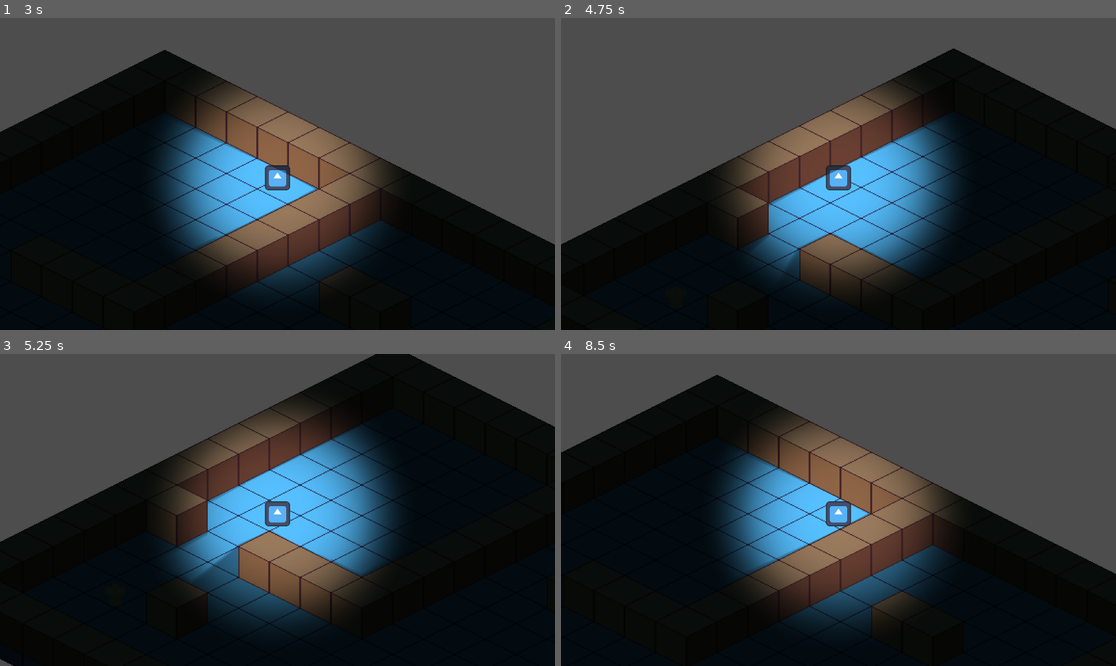
Above: before the commit, frames 1-4 (two rows, left to right).
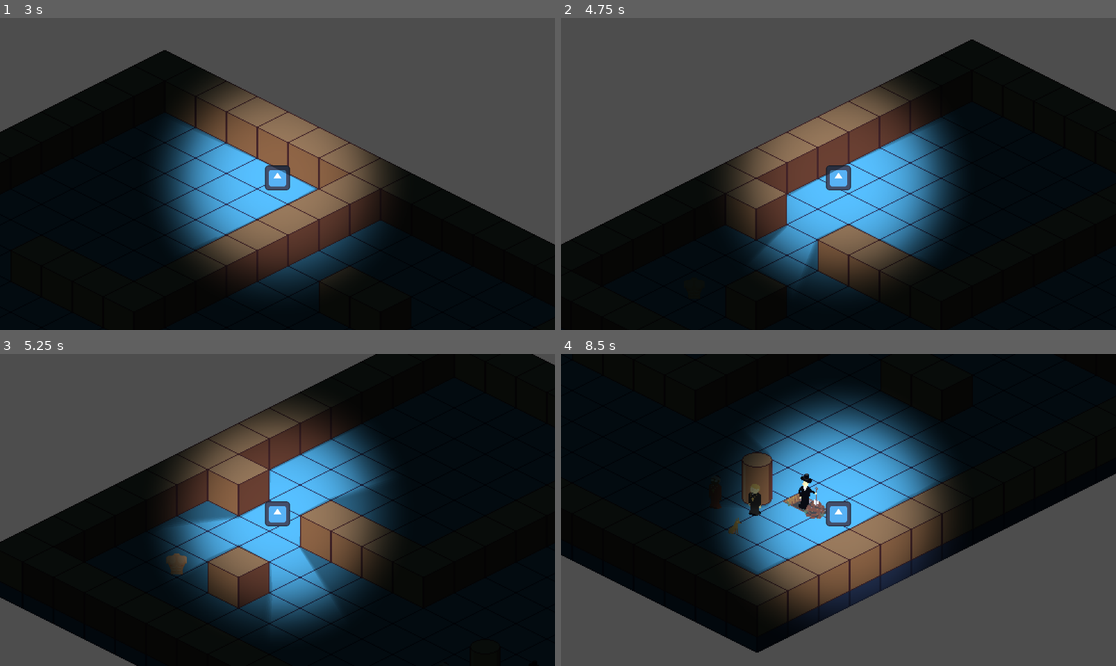
Above: after the commit, the same moments.

Repository: ekaktusz/screamjam2024
Game: Godot game, scene res://Scenes/main.tscn
Same seed, same stepped clock (60 frames per second), same inputs: the game is played once before the commit and once after it. The engine's default icon, where the game draws it, is replaced by a stand-in: a white triangle on a blue panel in a dark square.
Inputs:
- Up to frame 1 (3 s): tap Enter at 0.5, 2.75 s; hold Right (ui_right) 0.53-1.28 s; hold E (interact) 0.53-1.28 s; hold Down (ui_down) 1.28-2.03 s; tap E (interact) at 1.35, 2.85 s; tap Space at 2 s; hold Right (ui_right) 2.03-2.78 s; hold E (interact) 2.03-2.78 s; hold Up (ui_up) from 2.78 s (still down)
- Up to frame 2 (4.75 s): release Up (ui_up) at 3.53 s; hold E (interact) 3.53-4.28 s; hold Left (ui_left) from 3.53 s (still down); tap E (interact) at 4.35 s
- Up to frame 3 (5.25 s): release Left (ui_left) at 5.03 s; hold Down (ui_down) from 5.03 s (still down); hold E (interact) from 5.03 s (still down)
- Up to frame 4 (8.5 s): release Down (ui_down) at 5.78 s; release E (interact) at 5.78 s; hold Right (ui_right) 5.78-6.53 s; tap E (interact) at 5.85, 7.35 s; hold Up (ui_up) 6.53-7.28 s; hold E (interact) 6.53-7.28 s; hold Right (ui_right) 7.28-8.03 s; hold Down (ui_down) from 8.03 s (still down); hold E (interact) from 8.03 s (still down)

Frame 1 is identical in both runs. In frame 2, 5.9% of the frame differs, in the area x 0-100%, y 6-89%; in frame 3, 17%; in frame 4, 67%, in the area x 0-100%, y 0-100%.

Commit message:
Further npcs are added and animated. Dog created as non talking npc. Collision body adjusted to NPC size.

Diff:
--- a/Scenes/NPC/npc.gd
+++ b/Scenes/NPC/npc.gd
@@ -11,10 +11,10 @@
 var dialogue_manager: DialogueManager
 
 func _ready() -> void:
-	interaction_area.interact = Callable(self,"_on_interact")
-	dialogue_manager = DialogueManager.create(global_position, DIALOGUE_LINES)
-	add_child(dialogue_manager)
-	dialogue_manager.dialogue_ended.connect(_on_dialogue_ended)
+		interaction_area.interact = Callable(self,"_on_interact")
+		dialogue_manager = DialogueManager.create(global_position, DIALOGUE_LINES)
+		add_child(dialogue_manager)
+		dialogue_manager.dialogue_ended.connect(_on_dialogue_ended)
 
 func _on_interact():
 	dialogue_manager.start_dialogue()
@@ -22,5 +22,5 @@
 func _on_dialogue_ended():
 	print("dilaogue ended")
 
-func _process(delta: float) -> void:
+func _process(_delta: float) -> void:
 	pass
--- a/Scenes/NPC/npc.tscn
+++ b/Scenes/NPC/npc.tscn
@@ -5,13 +5,15 @@
 [ext_resource type="Script" path="res://Scenes/Interaction/interaction_area.gd" id="2_403h8"]
 
 [sub_resource type="CapsuleShape2D" id="CapsuleShape2D_66wi0"]
-radius = 12.0
-height = 64.0
+radius = 6.0
+height = 34.0
 
 [sub_resource type="CircleShape2D" id="CircleShape2D_ayx1k"]
-radius = 33.0
+radius = 25.0799
 
 [node name="NPC" type="CharacterBody2D"]
+z_index = 1
+y_sort_enabled = true
 script = ExtResource("1_mxfie")
 
 [node name="Sprite2D" type="Sprite2D" parent="."]
@@ -19,6 +21,7 @@
 hframes = 16
 
 [node name="CollisionShape2D" type="CollisionShape2D" parent="."]
+position = Vector2(-1, 0)
 shape = SubResource("CapsuleShape2D_66wi0")
 
 [node name="InteractionArea" type="Area2D" parent="."]
@@ -26,7 +29,7 @@
 action_name = "talk"
 
 [node name="CollisionShape2D" type="CollisionShape2D" parent="InteractionArea"]
-position = Vector2(0, 28)
+position = Vector2(-1, 16)
 shape = SubResource("CircleShape2D_ayx1k")
 
 [connection signal="body_entered" from="InteractionArea" to="InteractionArea" method="_on_body_entered"]
--- a/Scenes/main.tscn
+++ b/Scenes/main.tscn
@@ -6,7 +6,47 @@
 [ext_resource type="PackedScene" uid="uid://yspo5jyeg5s0" path="res://Scenes/Character/character_body_2d.tscn" id="2_ssn54"]
 [ext_resource type="Texture2D" uid="uid://vi51v4nwwaqj" path="res://Scenes/NPC/siraso_sheet.png" id="3_1gldv"]
 [ext_resource type="PackedScene" uid="uid://byqsaebfr2wqt" path="res://Scenes/Tilemap/tile_map_layer_first_floor.tscn" id="3_e2lyt"]
+[ext_resource type="Texture2D" uid="uid://1lb00m3bx60k" path="res://Scenes/NPC/pap_2_sheet.png" id="4_x0t26"]
+[ext_resource type="PackedScene" uid="uid://bxiwono6ohhtn" path="res://non_talking_npc.tscn" id="5_6x7wa"]
 [ext_resource type="PackedScene" uid="uid://bb2ai4g5a33a2" path="res://Scenes/Item/item.tscn" id="5_57x4r"]
+
+[sub_resource type="Animation" id="Animation_cfnj3"]
+resource_name = "Idle"
+length = 2.0
+loop_mode = 1
+tracks/0/type = "value"
+tracks/0/imported = false
+tracks/0/enabled = true
+tracks/0/path = NodePath("Sprite2D:frame")
+tracks/0/interp = 1
+tracks/0/loop_wrap = true
+tracks/0/keys = {
+"times": PackedFloat32Array(0, 2),
+"transitions": PackedFloat32Array(1, 1),
+"update": 0,
+"values": [0, 23]
+}
+
+[sub_resource type="Animation" id="Animation_0gtvd"]
+length = 0.001
+tracks/0/type = "value"
+tracks/0/imported = false
+tracks/0/enabled = true
+tracks/0/path = NodePath("Sprite2D:frame")
+tracks/0/interp = 1
+tracks/0/loop_wrap = true
+tracks/0/keys = {
+"times": PackedFloat32Array(0),
+"transitions": PackedFloat32Array(1),
+"update": 1,
+"values": [0]
+}
+
+[sub_resource type="AnimationLibrary" id="AnimationLibrary_imxhp"]
+_data = {
+"Idle": SubResource("Animation_cfnj3"),
+"RESET": SubResource("Animation_0gtvd")
+}
 
 [sub_resource type="Animation" id="Animation_rnp6j"]
 resource_name = "Idle"
@@ -46,7 +86,7 @@
 "RESET": SubResource("Animation_prvfc")
 }
 
-[sub_resource type="Animation" id="Animation_cfnj3"]
+[sub_resource type="Animation" id="Animation_elva2"]
 resource_name = "Idle"
 length = 2.0
 loop_mode = 1
@@ -60,10 +100,10 @@
 "times": PackedFloat32Array(0, 2),
 "transitions": PackedFloat32Array(1, 1),
 "update": 0,
-"values": [0, 23]
+"values": [0, 19]
 }
 
-[sub_resource type="Animation" id="Animation_0gtvd"]
+[sub_resource type="Animation" id="Animation_wdlu4"]
 length = 0.001
 tracks/0/type = "value"
 tracks/0/imported = false
@@ -78,10 +118,10 @@
 "values": [0]
 }
 
-[sub_resource type="AnimationLibrary" id="AnimationLibrary_imxhp"]
+[sub_resource type="AnimationLibrary" id="AnimationLibrary_xknwj"]
 _data = {
-"Idle": SubResource("Animation_cfnj3"),
-"RESET": SubResource("Animation_0gtvd")
+"Idle": SubResource("Animation_elva2"),
+"RESET": SubResource("Animation_wdlu4")
 }
 
 [node name="Main" type="Node2D"]
@@ -90,23 +130,8 @@
 [node name="CanvasModulate" parent="." instance=ExtResource("1_cwatj")]
 color = Color(0.0403748, 0.075197, 0.0820313, 1)
 
-[node name="Priest1" parent="." instance=ExtResource("2_ob26p")]
-z_index = 1
-y_sort_enabled = true
-position = Vector2(186, 247)
-scale = Vector2(0.7, 0.7)
-
-[node name="Priest1Animation" type="AnimationPlayer" parent="Priest1"]
-libraries = {
-"": SubResource("AnimationLibrary_qu3ar")
-}
-autoplay = "Idle"
-
 [node name="GraveDigger" parent="." instance=ExtResource("2_ob26p")]
-z_index = 1
-y_sort_enabled = true
 position = Vector2(239, 245)
-scale = Vector2(0.7, 0.7)
 
 [node name="Sprite2D" parent="GraveDigger" index="0"]
 texture = ExtResource("3_1gldv")
@@ -115,6 +140,30 @@
 [node name="GraveDiggerAnimation" type="AnimationPlayer" parent="GraveDigger"]
 libraries = {
 "": SubResource("AnimationLibrary_imxhp")
+}
+autoplay = "Idle"
+
+[node name="Dog" parent="." instance=ExtResource("5_6x7wa")]
+
+[node name="Priest1" parent="." instance=ExtResource("2_ob26p")]
+position = Vector2(186, 247)
+
+[node name="Priest1Animation" type="AnimationPlayer" parent="Priest1"]
+libraries = {
+"": SubResource("AnimationLibrary_qu3ar")
+}
+autoplay = "Idle"
+
+[node name="Priest2" parent="." instance=ExtResource("2_ob26p")]
+position = Vector2(144, 239)
+
+[node name="Sprite2D" parent="Priest2" index="0"]
+texture = ExtResource("4_x0t26")
+hframes = 20
+
+[node name="Priest2Animation" type="AnimationPlayer" parent="Priest2"]
+libraries = {
+"": SubResource("AnimationLibrary_xknwj")
 }
 autoplay = "Idle"
 
@@ -138,5 +187,6 @@
 y_sort_enabled = true
 position = Vector2(-131, 120)
 
+[editable path="GraveDigger"]
 [editable path="Priest1"]
-[editable path="GraveDigger"]
+[editable path="Priest2"]
--- /dev/null
+++ b/non_talking_npc.tscn
@@ -0,0 +1,64 @@
+[gd_scene load_steps=6 format=3 uid="uid://bxiwono6ohhtn"]
+
+[ext_resource type="Texture2D" uid="uid://qwhpiuhl600w" path="res://Scenes/NPC/kutya_sheet.png" id="1_1ad4a"]
+
+[sub_resource type="CapsuleShape2D" id="CapsuleShape2D_66wi0"]
+radius = 6.0
+height = 34.0
+
+[sub_resource type="Animation" id="Animation_0n7u0"]
+resource_name = "Idle"
+length = 2.0
+loop_mode = 1
+tracks/0/type = "value"
+tracks/0/imported = false
+tracks/0/enabled = true
+tracks/0/path = NodePath("Sprite2D:frame")
+tracks/0/interp = 1
+tracks/0/loop_wrap = true
+tracks/0/keys = {
+"times": PackedFloat32Array(0, 2),
+"transitions": PackedFloat32Array(1, 1),
+"update": 0,
+"values": [0, 27]
+}
+
+[sub_resource type="Animation" id="Animation_3n281"]
+length = 0.001
+tracks/0/type = "value"
+tracks/0/imported = false
+tracks/0/enabled = true
+tracks/0/path = NodePath("Sprite2D:frame")
+tracks/0/interp = 1
+tracks/0/loop_wrap = true
+tracks/0/keys = {
+"times": PackedFloat32Array(0),
+"transitions": PackedFloat32Array(1),
+"update": 1,
+"values": [0]
+}
+
+[sub_resource type="AnimationLibrary" id="AnimationLibrary_vsnib"]
+_data = {
+"Idle": SubResource("Animation_0n7u0"),
+"RESET": SubResource("Animation_3n281")
+}
+
+[node name="Dog" type="CharacterBody2D"]
+z_index = 1
+y_sort_enabled = true
+position = Vector2(163, 276)
+
+[node name="Sprite2D" type="Sprite2D" parent="."]
+texture = ExtResource("1_1ad4a")
+hframes = 28
+
+[node name="CollisionShape2D" type="CollisionShape2D" parent="."]
+position = Vector2(-1, 0)
+shape = SubResource("CapsuleShape2D_66wi0")
+
+[node name="DogAnimation" type="AnimationPlayer" parent="."]
+libraries = {
+"": SubResource("AnimationLibrary_vsnib")
+}
+autoplay = "Idle"
Binary file added: Scenes/NPC/kutya_sheet.png
Not shown, added: Scenes/NPC/kutya_sheet.png.import
Binary file added: Scenes/NPC/ministrans_fiu_sheet.png
Not shown, added: Scenes/NPC/ministrans_fiu_sheet.png.import
Binary file added: Scenes/NPC/pap_2_sheet.png
Not shown, added: Scenes/NPC/pap_2_sheet.png.import
Not shown: 1 places in Scenes/main.tscn that only renumber resources
